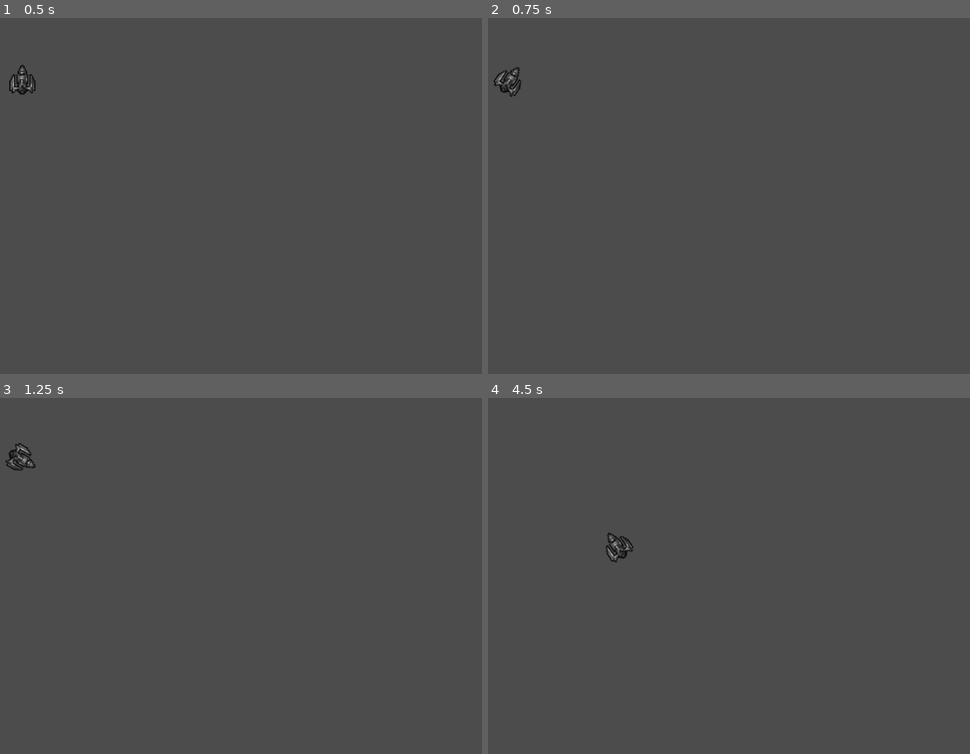
Above: before the commit, frames 1-4 (two rows, left to right).
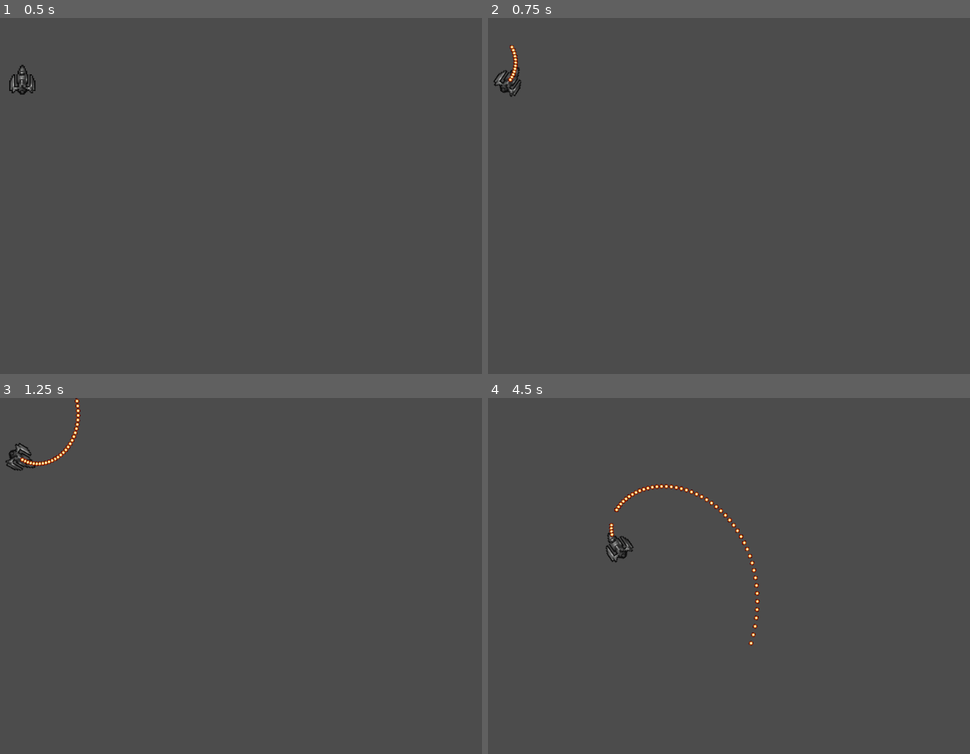
Above: after the commit, the same moments.

Repository: jorisvddonk/earthguard-ng
Game: Godot game, scene res://main.tscn
Same seed, same stepped clock (60 frames per second), same inputs: the game is played once before the commit and once after it.
Inputs:
- Up to frame 1 (0.5 s): no input
- Up to frame 2 (0.75 s): tap Enter at 0.5 s; hold D from 0.53 s (still down); hold Space from 0.53 s (still down)
- Up to frame 3 (1.25 s): keep holding D; keep holding Space
- Up to frame 4 (4.5 s): release D at 1.28 s; release Space at 1.28 s; hold A 1.28-2.03 s; tap Space at 1.35, 1.52, 1.82, 2.85, 3.02, 3.32, 4.35 s; hold D 2.03-2.78 s; hold Space 2.03-2.78 s; hold W 2.78-3.53 s; hold Space 3.53-4.28 s; hold A from 3.53 s (still down)

Frame 1 is identical in both runs. In frame 2, 0.1% of the frame differs, in the area x 4-7%, y 7-18%; in frame 3, 0.3%; in frame 4, 0.5%, in the area x 25-57%, y 24-70%.

Commit message:
Added ability to shoot

Diff:
--- /dev/null
+++ b/Bullet.gd
@@ -0,0 +1,16 @@
+extends Sprite
+
+var life = 1
+var velocity = Vector2(0,-300)
+
+func _ready():
+	pass # Replace with function body.
+
+func _process(delta):
+	life -= delta
+	if (life < 0):
+		self.queue_free()
+	position += velocity * delta
+
+func set_velocity(vel):
+	velocity = vel
--- /dev/null
+++ b/Bullet.tscn
@@ -0,0 +1,8 @@
+[gd_scene load_steps=3 format=2]
+
+[ext_resource path="res://content/bullet.png" type="Texture" id=1]
+[ext_resource path="res://Bullet.gd" type="Script" id=2]
+
+[node name="Bullet" type="Sprite"]
+texture = ExtResource( 1 )
+script = ExtResource( 2 )
--- a/PlayerShip.gd
+++ b/PlayerShip.gd
@@ -1,4 +1,5 @@
 extends Sprite
+signal shoot
 
 var velocity = Vector2(0,0)
 export var acceleration = 230
@@ -14,3 +15,6 @@
 		rotation += rotationSpeed*delta
 
 	position += velocity * delta
+
+	if Input.is_key_pressed(KEY_SPACE):
+		emit_signal("shoot")
--- a/main.gd
+++ b/main.gd
@@ -1,4 +1,13 @@
 extends Node2D
 
+var Bullet = load("res://Bullet.tscn")
+
 func _ready():
-	pass # Replace with function body.
+	$PlayerShip.connect("shoot", self, "_on_Player_shoot")
+
+func _on_Player_shoot():
+	var bullet = Bullet.instance()
+	bullet.set_velocity($PlayerShip.velocity + Vector2(0, -300).rotated($PlayerShip.rotation))
+	bullet.position = $PlayerShip.position
+	bullet.rotation = $PlayerShip.rotation
+	add_child(bullet)
